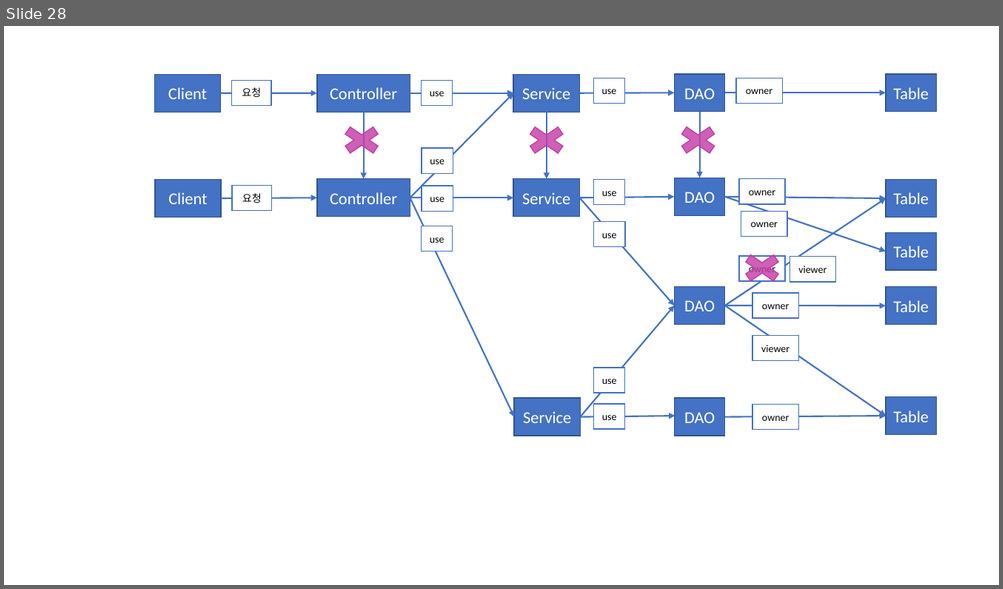
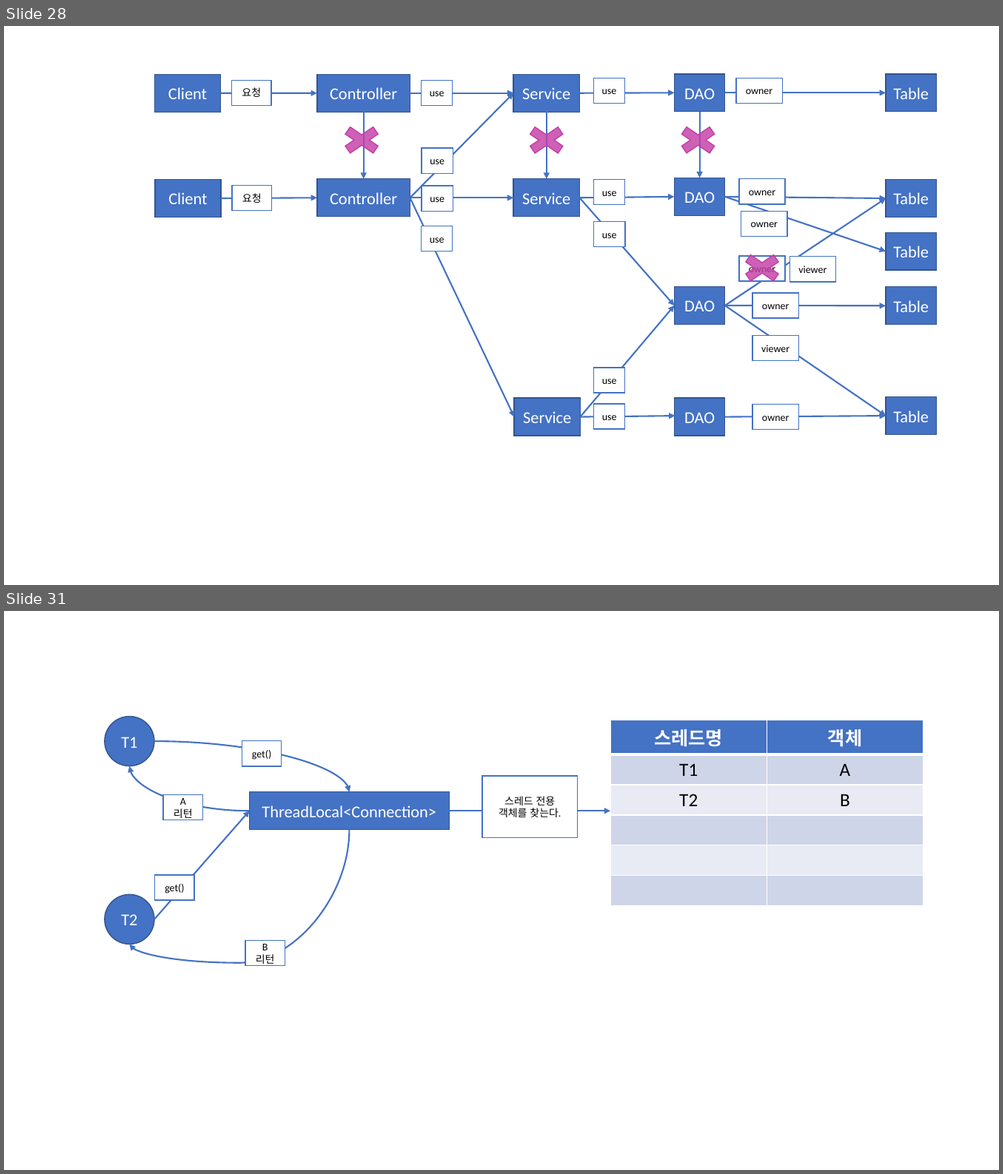
Before and after one commit to Dingadung/2022-study-workspace, a slide deck: study-note/자바/2022-10-06 내용정리.pptx. Shown one above the other, each under a label of ours: slide 28 before the commit, slides 28 and 31 after it; the slides between them are not shown. The pictures are 1003x589 and 1003x1174 pixels, drawn with LibreOffice and Linux fonts; fonts in the diff are those of the drawing. Boxes give left, top, right and bottom in pixels: in the first picture for what was removed or moved away, otherwise in the second. Text is boxed around its words. In the diff, an @@ line names an element or a change of style, - is before the commit and + after.

Commit message:
075. DB 커넥션을 공유했을 때 발생할 수 있는 문제와 해결책 1단계 - 스레드 전용 DB 커넥션을 제공해주는 일을 할 객체를 만든다. 2단계 - DAO에 DataSource 객체를 주입한다.

```diff
--- a/study-note/자바/2022-10-06 내용정리.pptx
+++ b/study-note/자바/2022-10-06 내용정리.pptx
@@ slide 31 added at (4, 611, 999, 1170), background #FFFFFF @@
@@ ellipse added at (105, 716, 155, 766), fill #4472C4, outline #325491 1 pt, 16 pt, text #FFFFFF @@
+T1
@@ table added at (611, 720, 924, 901), 6 rows, 2 columns @@
+스레드명 | 객체
+T1 | A
+T2 | B
+ | 
+ | 
+ | 
@@ curved arrow added from (154, 741) to (350, 792), #4472C4 1.5 pt @@
@@ rectangle added at (242, 741, 282, 766), fill #FFFFFF, outline #4472C4 1 pt, 10 pt, text #000000 @@
+get()
@@ curved arrow added from (250, 811) to (129, 766), #4472C4 1.5 pt @@
@@ rectangle added at (482, 776, 577, 838), fill #FFFFFF, outline #4472C4 1 pt, 10 pt, text #000000 @@
+스레드 전용 객체를 찾는다.
@@ rectangle added at (163, 795, 202, 820), fill #FFFFFF, outline #4472C4 1 pt, 10 pt, text #000000 @@
+A 리턴
@@ rectangle added at (250, 792, 449, 830), fill #4472C4, outline #325491 1 pt, 16 pt, text #FFFFFF @@
+ThreadLocal<Connection>
@@ curved arrow added from (350, 829) to (129, 945), #4472C4 1.5 pt @@
@@ arrow added from (154, 920) to (250, 811), #4472C4 1.5 pt @@
@@ arrow added from (449, 811) to (611, 811), #4472C4 1.5 pt @@
@@ rectangle added at (155, 875, 194, 900), fill #FFFFFF, outline #4472C4 1 pt, 10 pt, text #000000 @@
+get()
@@ ellipse added at (105, 894, 155, 945), fill #4472C4, outline #325491 1 pt, 16 pt, text #FFFFFF @@
+T2
@@ rectangle added at (245, 941, 284, 966), fill #FFFFFF, outline #4472C4 1 pt, 10 pt, text #000000 @@
+B 리턴
```
Also in this commit, not shown: 2 other slides added, 2 other files.
